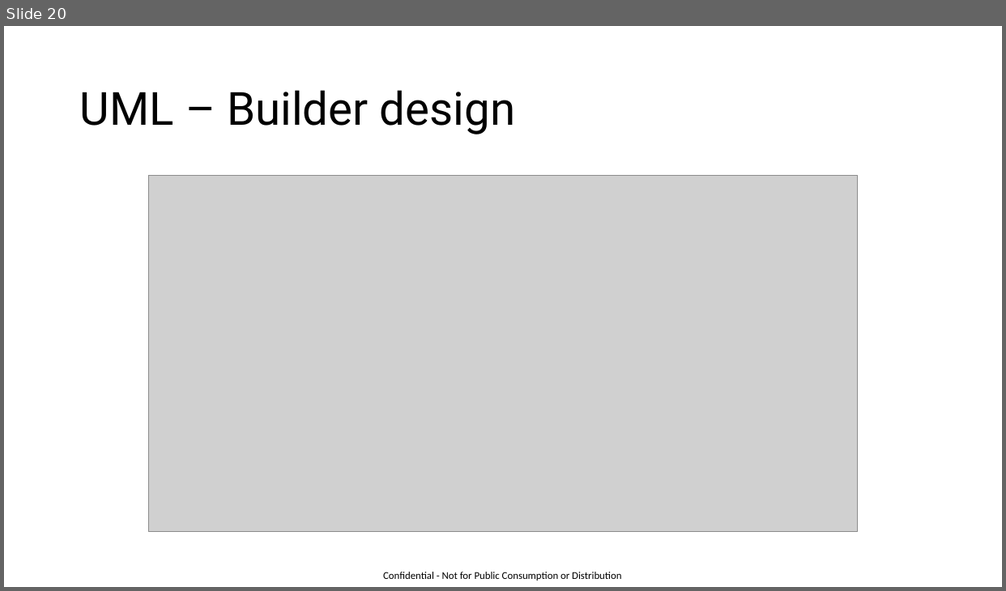
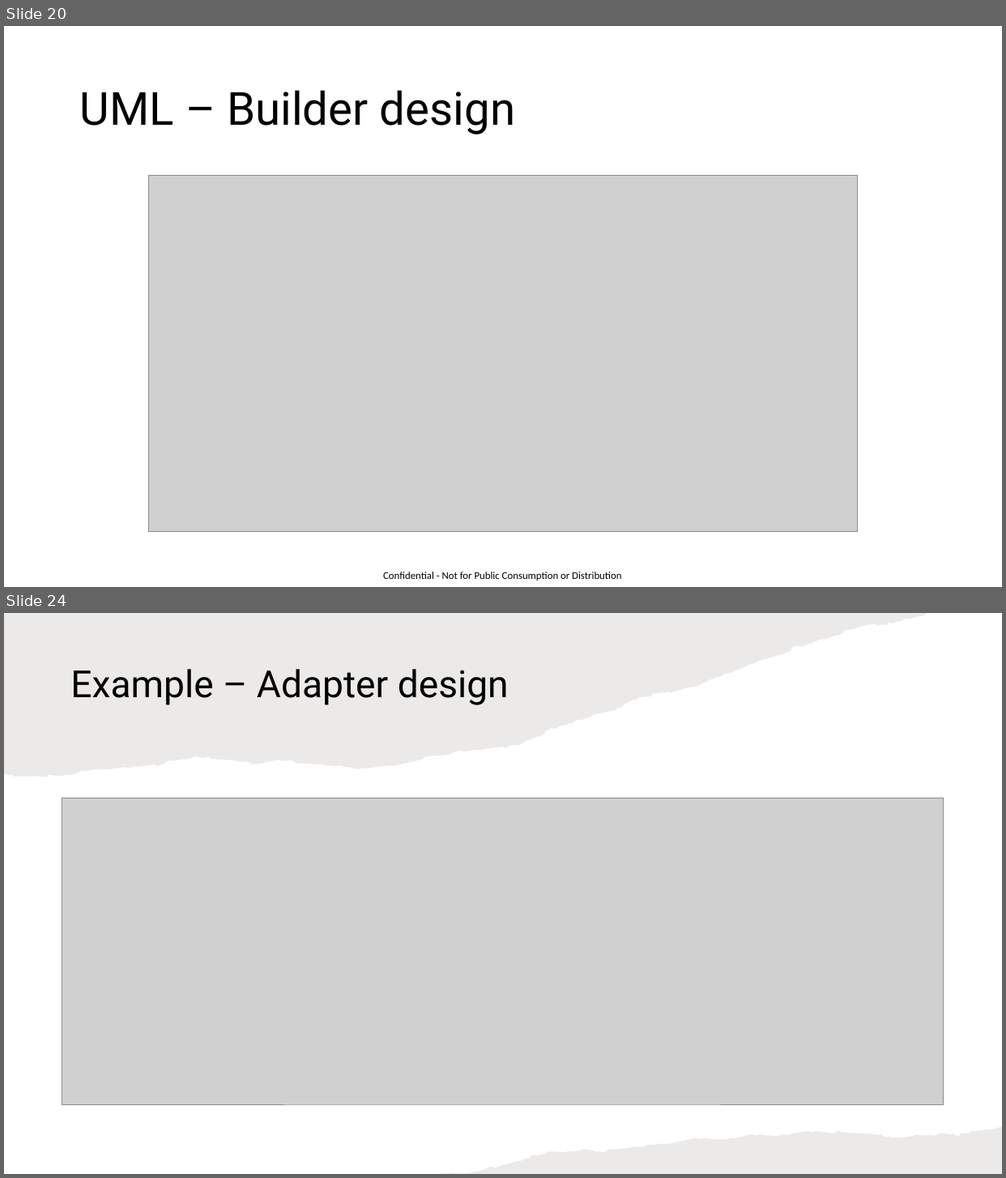
Before and after one commit to GaneshIT/CaseStudyFiles, a slide deck: Design Patterns.pptx. Shown one above the other, each under a label of ours: slide 20 before the commit, slides 20 and 24 after it; the slides between them are not shown. The pictures are 1006x591 and 1006x1178 pixels, drawn with LibreOffice and Linux fonts; fonts in the diff are those of the drawing; grey boxes stand for pictures. Boxes give left, top, right and bottom in pixels: in the first picture for what was removed or moved away, otherwise in the second. Text is boxed around its words. In the diff, an @@ line names an element or a change of style, - is before the commit and + after.

```diff
--- a/Design Patterns.pptx
+++ b/Design Patterns.pptx
@@ slide 24 added at (4, 613, 1002, 1174), background #FFFFFF @@
@@ freeform shape added at (4, 613, 927, 777), fill #82766A at 15% opacity @@
@@ title added at (70, 669, 509, 705), 36 pt, text #000000 @@
+Example – Adapter design
@@ picture added at (62, 798, 944, 1105) @@
@@ freeform shape added at (438, 1127, 1002, 1174), fill #82766A at 15% opacity @@
```
Also in this commit, not shown: 10 other slides added, 3 other files.
